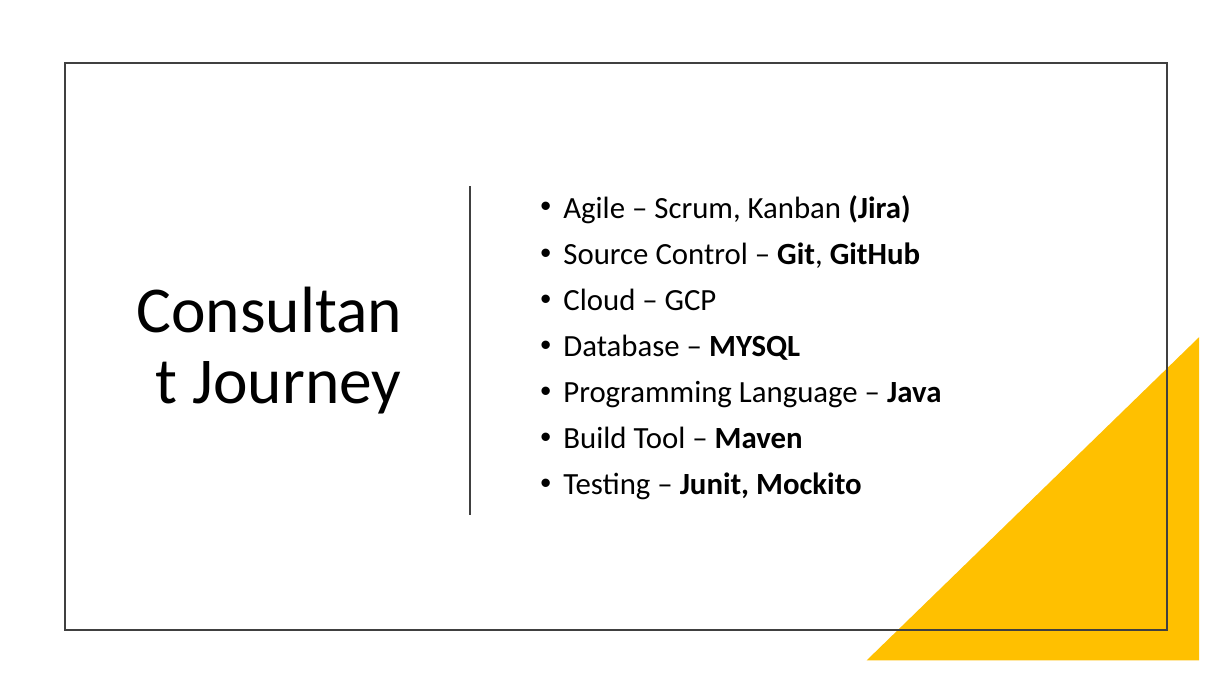
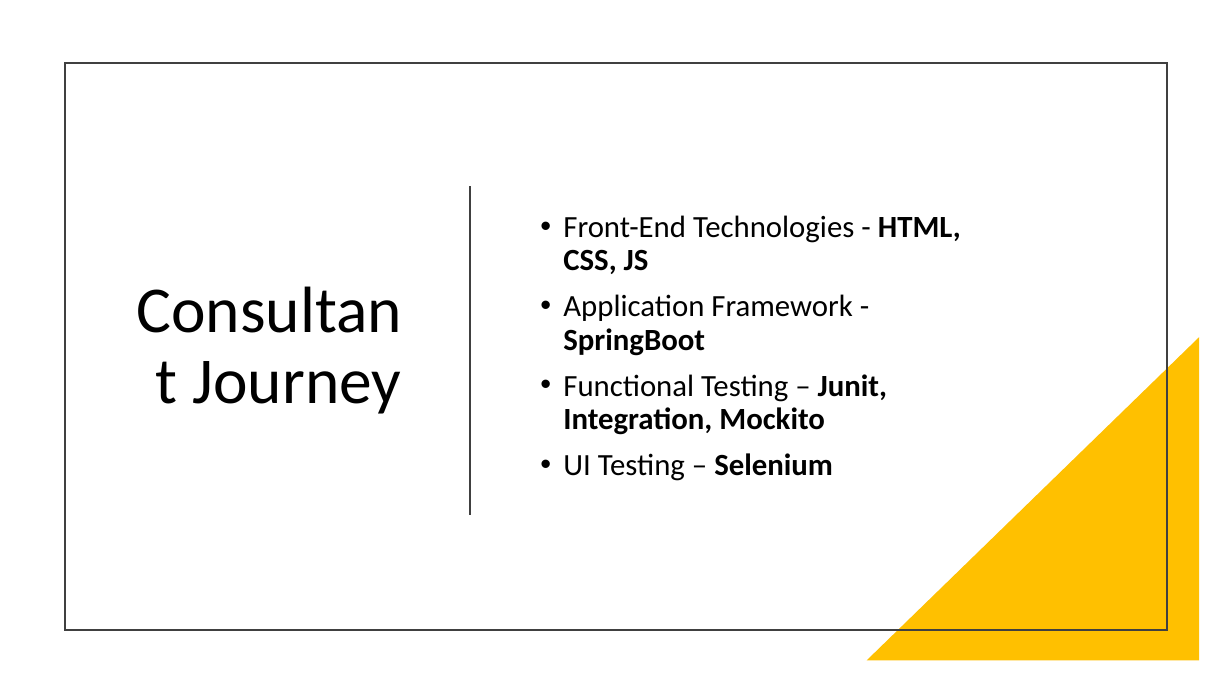
Before and after one commit to Sangiv/To-Do-List, a slide deck: slide 5 of documentation/TDL-Presentation.pptx. Drawn at 1232x693 pixels with LibreOffice and Linux fonts; fonts in the diff are those of the drawing. Boxes give left, top, right and bottom in pixels: in the first picture for what was removed or moved away, otherwise in the second. Text is boxed around its words. In the diff, an @@ line names an element or a change of style, - is before the commit and + after.

```diff
--- a/documentation/TDL-Presentation.pptx
+++ b/documentation/TDL-Presentation.pptx
@@ text at (x1=563, y1=215, x2=961, y2=481): text changed @@
-• Agile – Scrum, Kanban (Jira)
-• Source Control – Git, GitHub
-• Cloud – GCP
-• Database – MYSQL
-• Programming Language – Java
-• Build Tool – Maven
-• Testing – Junit, Mockito
+• Front-End Technologies - HTML, CSS, JS
+• Application Framework - SpringBoot
+• Functional Testing – Junit, Integration, Mockito
+• UI Testing – Selenium
```
Also in this commit, not shown: 1 other slide changed, 1 slide removed.
